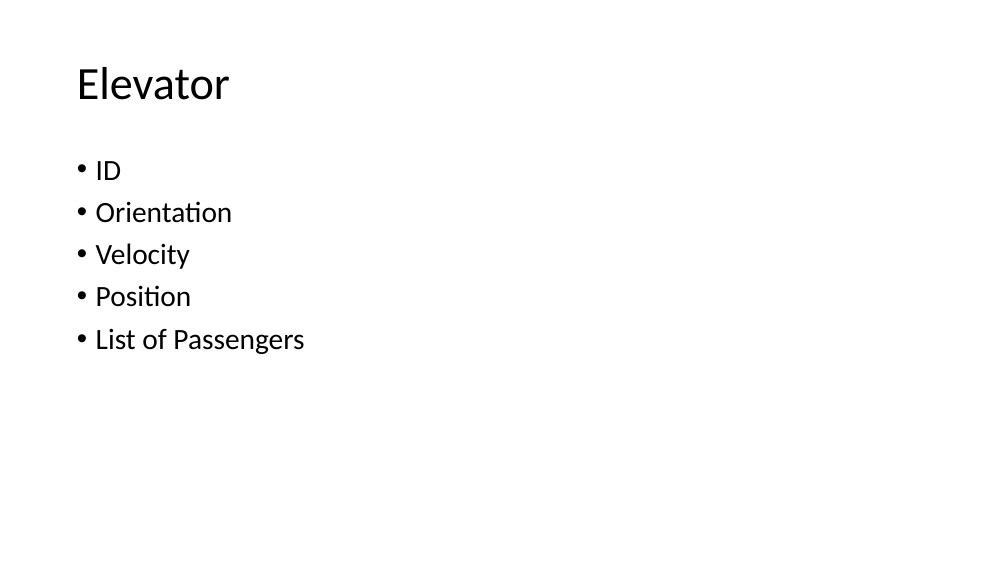
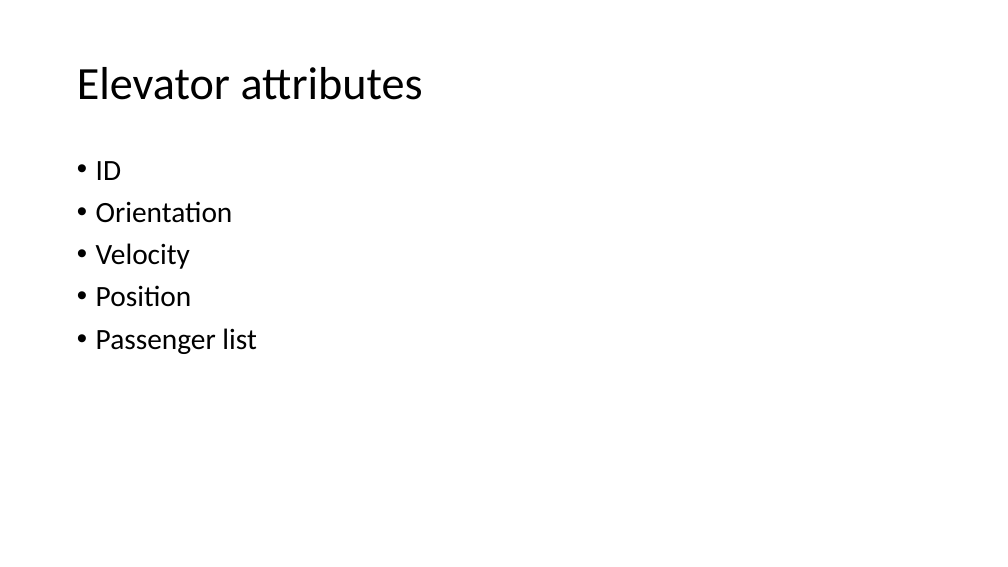
Before and after one commit to RBEGamer/HACK4TK_HACKATHON_2018, a slide deck: slide 4 of presentation.pptx. Drawn at 1008x567 pixels with LibreOffice and Linux fonts; fonts in the diff are those of the drawing. Boxes give left, top, right and bottom in pixels: in the first picture for what was removed or moved away, otherwise in the second. Text is boxed around its words. In the diff, an @@ line names an element or a change of style, - is before the commit and + after.

Commit message:
push

```diff
--- a/presentation.pptx
+++ b/presentation.pptx
@@ title at (77,67,423,100): text changed @@
-Elevator
+Elevator attributes
@@ text at (96,328,256,354): text changed @@
-• List of Passengers
+• Passenger list
```
Also in this commit, not shown: 1 other slide changed.
